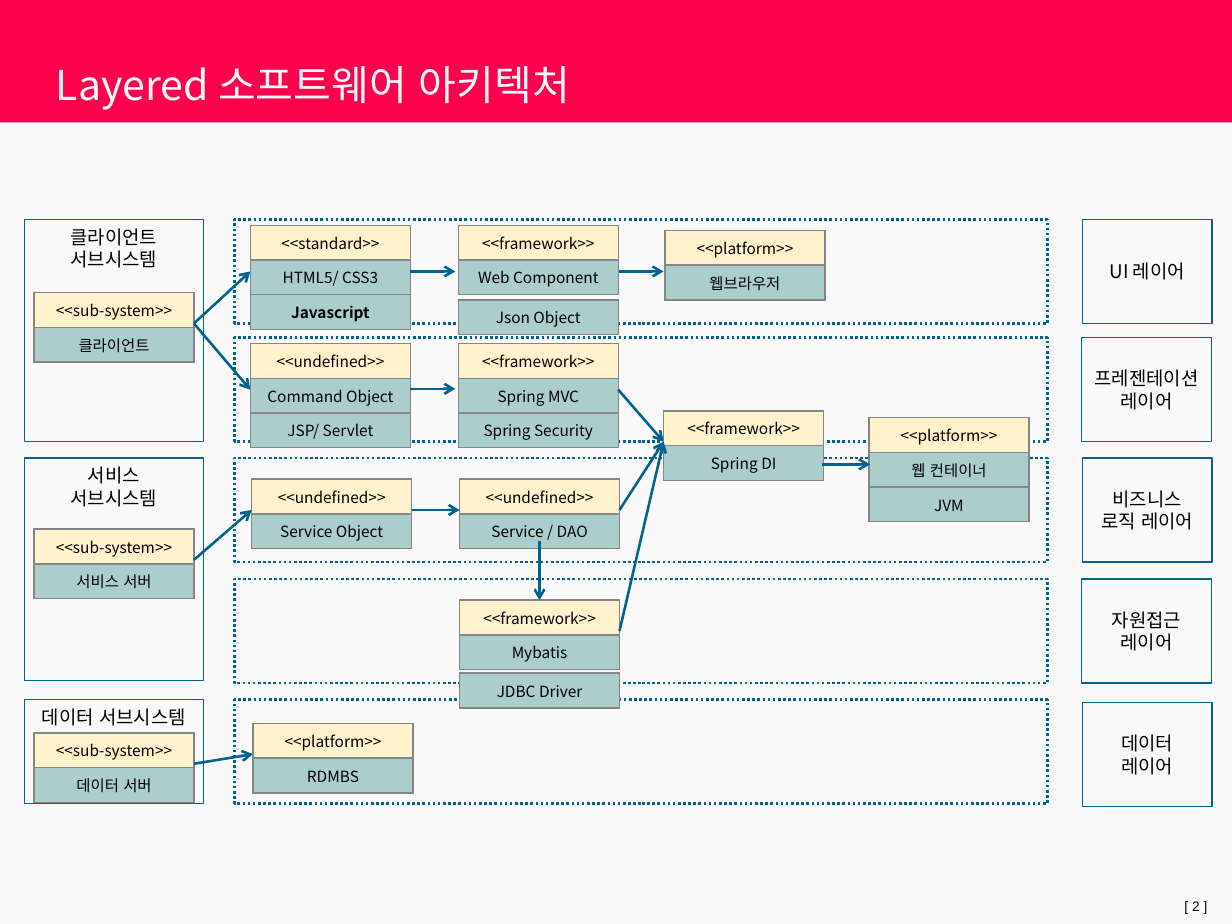
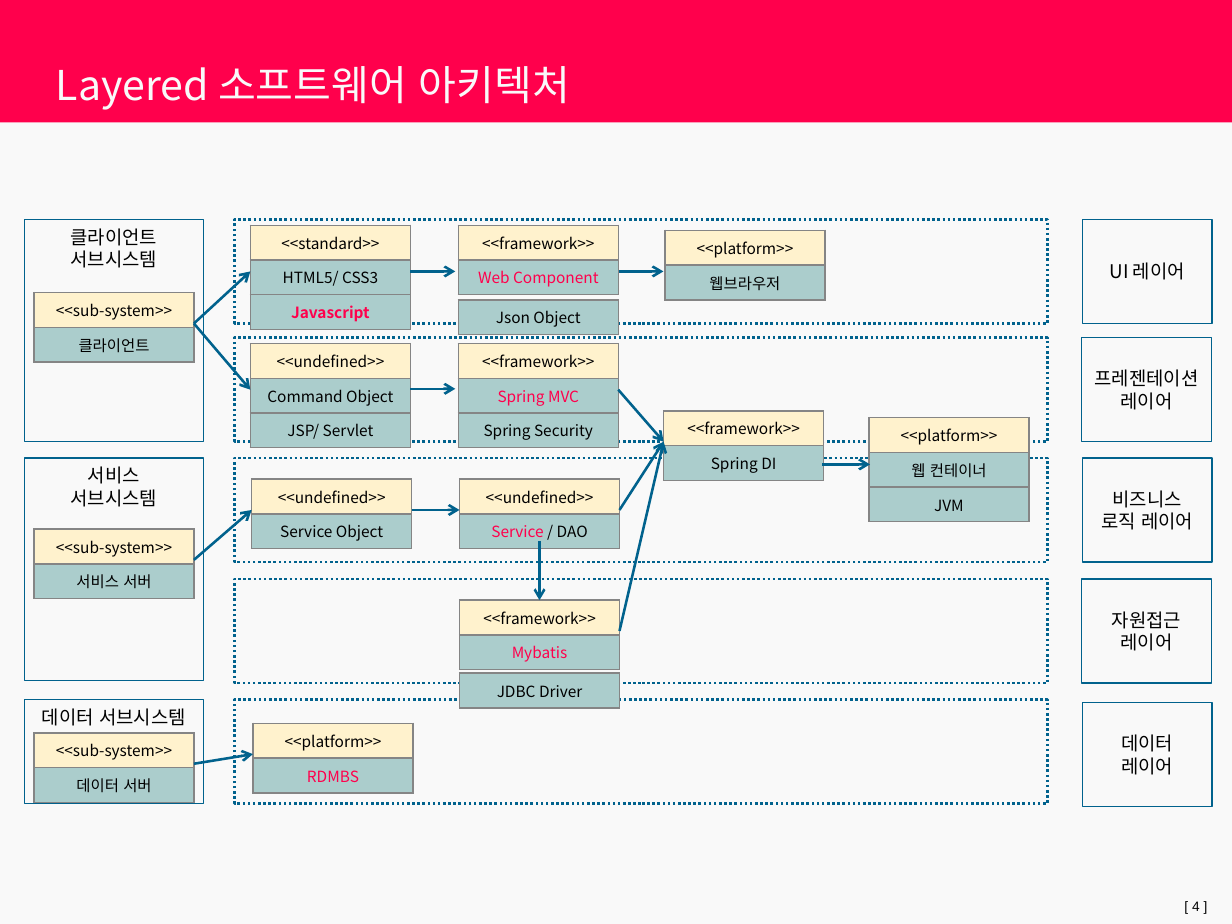
Before and after one commit to wasa-bee/smartsuite9.1_video_edu, a slide deck: slide 4 of 01 SmartFramework.pptx (slide 2 before the commit). Drawn at 1232x924 pixels with LibreOffice and Linux fonts; fonts in the diff are those of the drawing; background and template pictures are left out. Boxes give left, top, right and bottom in pixels: in the first picture for what was removed or moved away, otherwise in the second. Text is boxed around its words. In the diff, an @@ line names an element or a change of style, - is before the commit and + after.

```diff
--- a/01 SmartFramework.pptx
+++ b/01 SmartFramework.pptx
@@ table at [250,225,410,326] @@
@@ text colour #000000 to #FF004C in "Javascript" @@
@@ table at [458,225,618,291] @@
@@ text colour #000000 to #FF004C in "Web Component" @@
@@ table at [458,344,618,444] @@
@@ text colour #000000 to #FF004C in "Spring MVC" @@
@@ table at [460,479,620,546] @@
@@ text colour #000000 to #FF004C in "Service" @@
@@ table at [460,600,620,666] @@
@@ text colour #000000 to #FF004C in "Mybatis" @@
@@ table at [253,723,413,786] @@
@@ text colour #000000 to #FF004C in "RDMBS" @@
@@ page number at [1192,901,1200,911]: text changed @@
-[ 2 ]
+[ 4 ]
```
Also in this commit, not shown: 1 other slide changed, 2 slides added, 2 other files.
